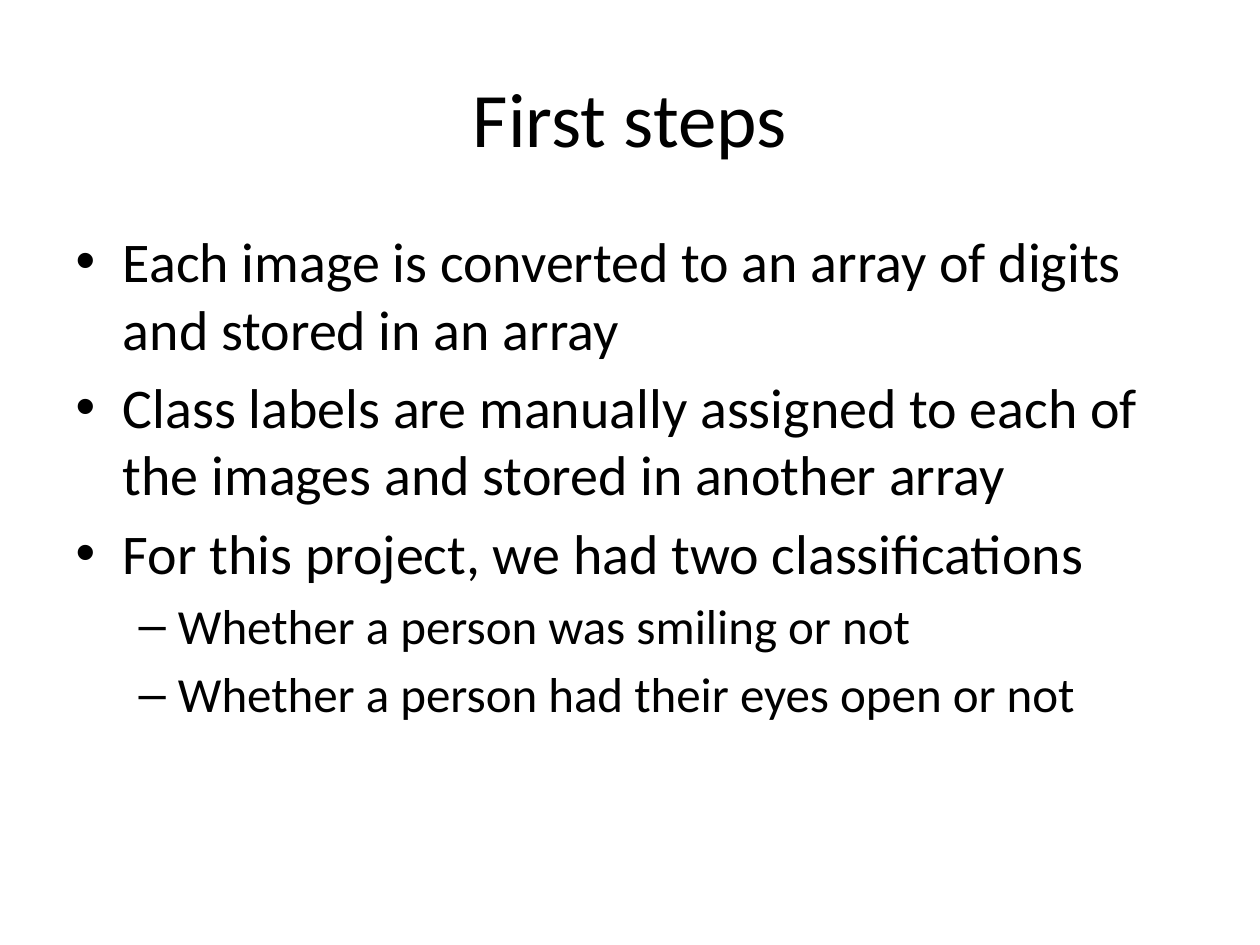
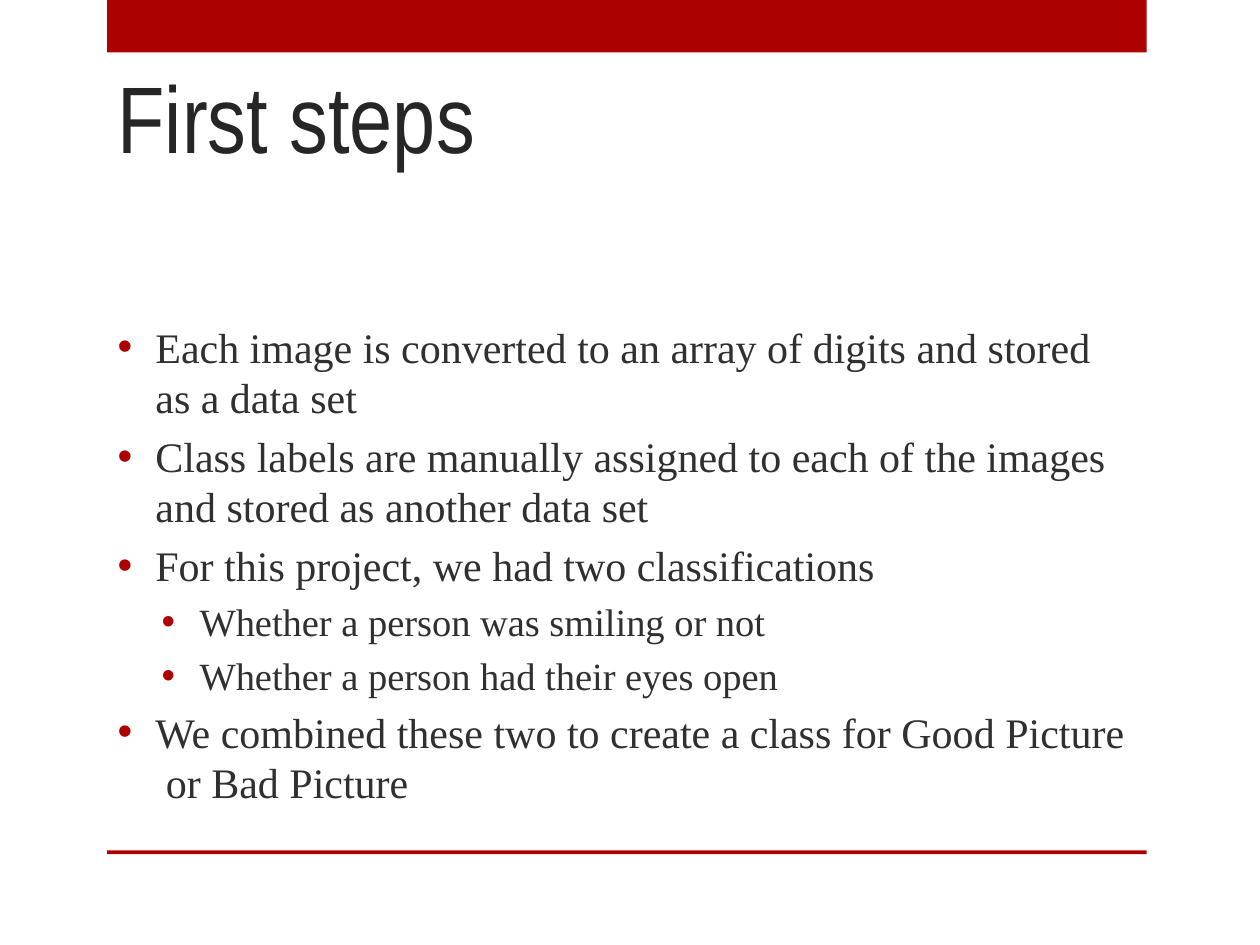
Before and after one commit to ernestrlee/UCSC-Machine-Learning, a slide deck: slide 7 of Picture Perfect.pptx. Drawn at 1260x945 pixels with LibreOffice and Linux fonts; fonts in the diff are those of the drawing; background and template pictures are left out. Boxes give left, top, right and bottom in pixels: in the first picture for what was removed or moved away, otherwise in the second. Text is boxed around its words. In the diff, an @@ line names an element or a change of style, - is before the commit and + after.

```diff
--- a/Picture Perfect.pptx
+++ b/Picture Perfect.pptx
@@ rectangle added at [107,0,1147,53], fill #AD0101 @@
@@ title "First steps": place and size @@
-title "First steps" at [473,94,787,160]
+title "First steps" at [118,84,475,170]
@@ title "First steps" at [118,84,475,170]: size 44 to 54 pt, font Calibri to Arial Narrow, text colour #000000 to #262626; alignment centre to left; vertical alignment middle to top @@
@@ text "Each image is converted to ...": place and size @@
-text "Each image is converted to ..." at [123,243,1137,720]
+text "Each image is converted to ..." at [155,333,1124,799]
@@ text at [155,333,1105,523]: text changed; size 32 to 24 pt; font Calibri to Times New Roman; text colour #000000 to #303030 @@
-• Each image is converted to an array of digits and stored in an array
-• Class labels are manually assigned to each of the images and stored in another array
+• Each image is converted to an array of digits and stored as a data set
+• Class labels are manually assigned to each of the images and stored as another data set
@@ text at [155,551,875,644]: size 32 to 24 pt in "For this project, we had two classifications"; font Calibri to Times New Roman, text colour #000000 to #303030 in "For this project, we had two classifications", "Whether a person was smiling or not"; size 28 to 22 pt in "Whether a person was smiling or not"; indent changed; less space between paragraphs; bullet – to • @@
@@ text at [155,663,1124,799]: text changed; size 28 to 24 pt; font Calibri to Times New Roman; text colour #000000 to #303030 @@
-  – Whether a person had their eyes open or not
+  • Whether a person had their eyes open
+• We combined these two to create a class for Good Picture or Bad Picture
@@ rectangle added at [107,850,1147,854], fill #AD0101 @@
```
Also in this commit, not shown: 8 other slides changed, 6 slides added, 1 slide removed, 3 other files.
